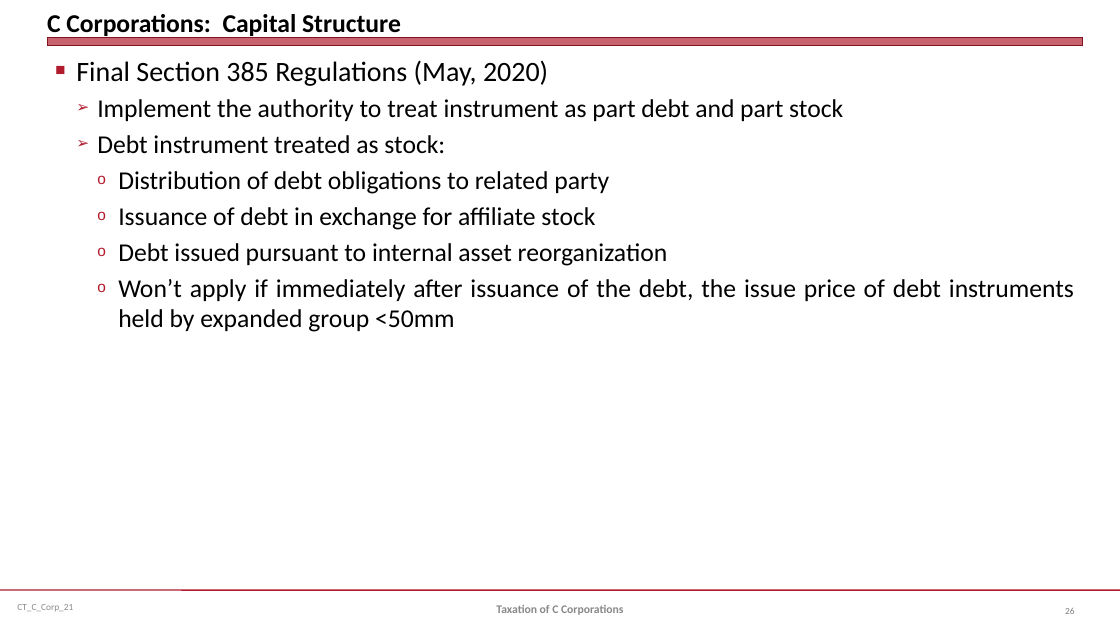
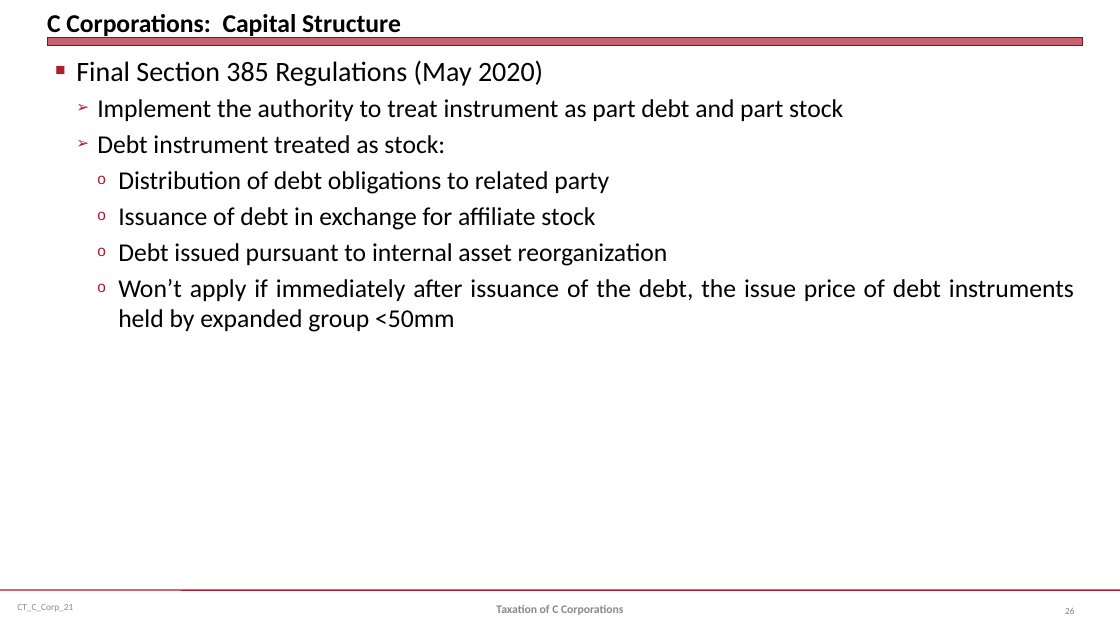
Before and after one commit to jmc877/Corporate-Tax, a slide deck: slide 26 of slides/CT_C_Corp_21.pptx. Drawn at 1120x630 pixels with LibreOffice and Linux fonts; fonts in the diff are those of the drawing. Boxes give left, top, right and bottom in pixels: in the first picture for what was removed or moved away, otherwise in the second. Text is boxed around its words. In the diff, an @@ line names an element or a change of style, - is before the commit and + after.

```diff
--- a/slides/CT_C_Corp_21.pptx
+++ b/slides/CT_C_Corp_21.pptx
@@ text at box(76, 60, 543, 86): text changed @@
-■ Final Section 385 Regulations (May, 2020)
+■ Final Section 385 Regulations (May 2020)
```
Also in this commit, not shown: 2 other slides changed, 3 other files.
